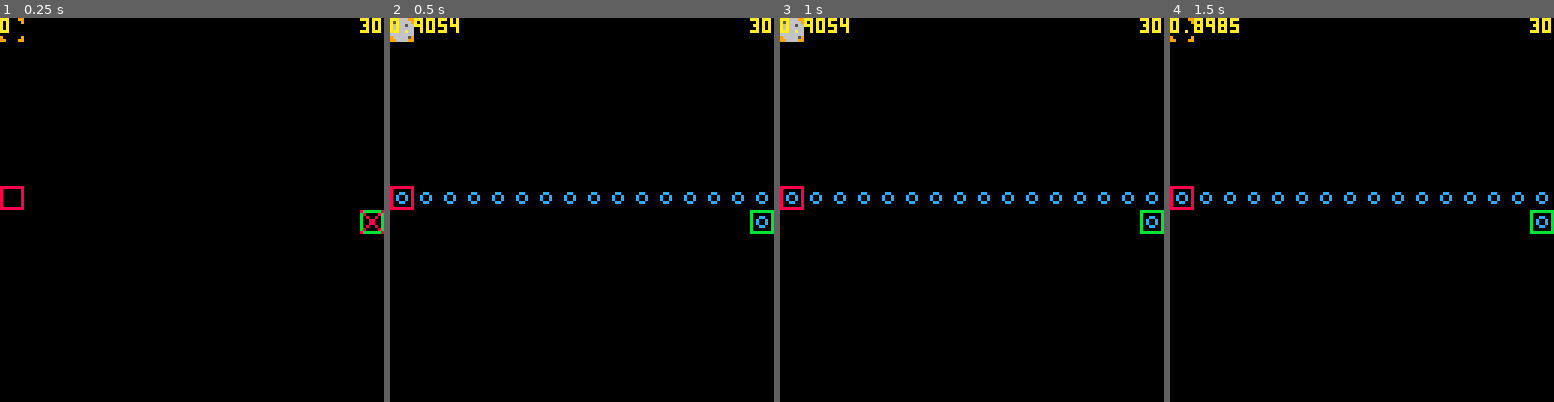
Above: before the commit, frames 1-4 (left to right).
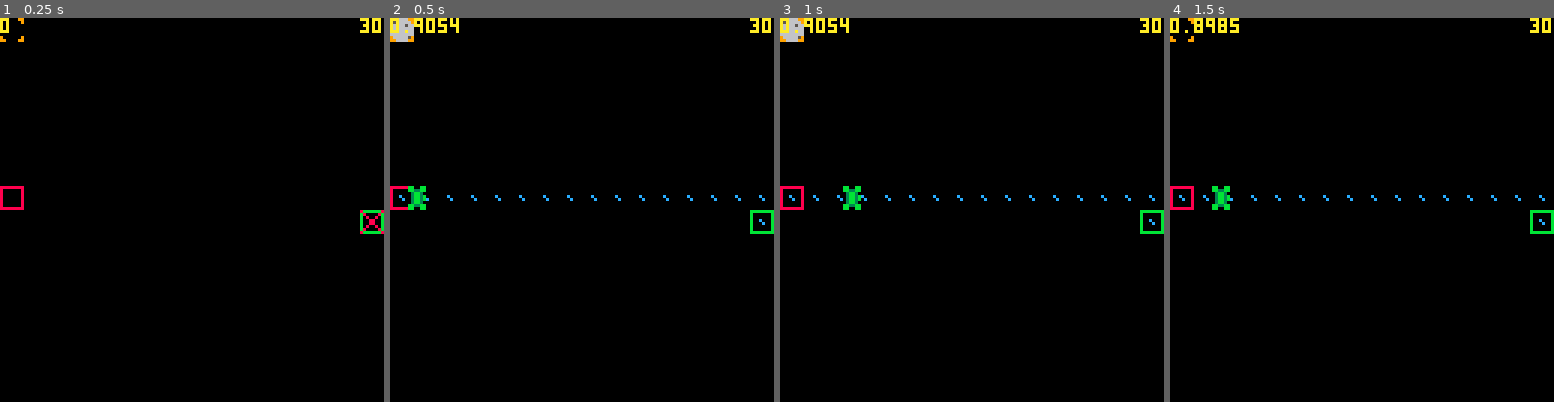
Above: after the commit, the same moments.

Repository: langchr86/pico-bubble-towers
Game: PICO-8 cartridge pico-proto.p8
The game is run twice, just before and just after one commit, with the same random seed, the same clock (stepped at 60 frames per second) and the same inputs.
Inputs:
- Up to frame 1 (0.25 s): no input
- Up to frame 2 (0.5 s): tap X (X key) at 0.33 s
- Up to frame 3 (1 s): tap O (Z key) at 0.7 s
- Up to frame 4 (1.5 s): tap X (X key) at 1.07 s

Frame 1 is identical in both runs. In frame 2, 1.3% of the frame differs, in the area x 1-99%, y 43-55%; in frame 3, 1.3%; in frame 4, 1.3%.

Commit message:
let enemy move on path

Diff:
--- a/pico-proto.lua
+++ b/pico-proto.lua
@@ -20,6 +20,8 @@
 goal = {x = 15, y = 8}
 object_map = {}
 path = false
+
+enemy = {pos = false, last_path_index = 1}
 
 sw_algo = 0
 
@@ -69,6 +71,63 @@
   end
 end
 
+function convert_field_to_pixel(field)
+  return {px = field.x * 8, py = field.y * 8}
+end
+
+function draw_enemy_on_path()
+  if path == false then
+    reset_enemy()
+    spr(7, goal.x * field_width, goal.y * field_height)
+  else
+    for i = enemy.last_path_index, #path do
+      if move_enemy(path[i]) == true then
+        draw_enemy()
+        enemy.last_path_index = i
+        return
+      end
+    end
+
+    -- no next field -> reached goal
+    reset_enemy()
+  end
+end
+
+function draw_enemy()
+  if enemy.pos == false then
+    return
+  end
+
+  spr(2, enemy.pos.px, enemy.pos.py)
+end
+
+function move_enemy(next_field)
+  local function move_pixel(current, destination)
+    difference = destination - current
+    if difference < 0 then
+      return -1
+    elseif difference > 0 then
+      return 1
+    else
+      return 0
+    end
+  end
+
+  field = convert_field_to_pixel(next_field)
+  moved_x = move_pixel(enemy.pos.px, field.px)
+  moved_y = move_pixel(enemy.pos.py, field.py)
+
+  enemy.pos.px += moved_x
+  enemy.pos.py += moved_y
+
+  return moved_x != 0 or moved_y != 0
+end
+
+function reset_enemy()
+  enemy.pos = convert_field_to_pixel(start)
+  enemy.last_path_index = 1
+end
+
 function _update()
   if btnp(⬆️) then
     cursor.y -= 1
@@ -103,6 +162,7 @@
 
   if btnp(❎) then
     tower_placement()
+    reset_enemy()
     path_calculation()
   end
 
@@ -120,12 +180,9 @@
   spr(6, cursor.x * field_width, cursor.y * field_height)
 
   draw_path()
+  draw_enemy_on_path()
 
   fps = stat(7)
   print(fps, 120, 0, 10)
   print(sw_algo, 0, 0, 10)
-
-  --map()
-  --pset(b1.x, b1.y, 12)
-  --spr(2, b1.x, b1.y)
 end
--- a/pico-proto.p8
+++ b/pico-proto.p8
@@ -12,10 +12,10 @@
 __gfx__
 00000000666666660bb00bb088888888bbbbbbbb0000000099000099800000080000000000000000000000000000000000000000000000000000000000000000
 00000000656666660bb33bb080000008b000000b0000000090000009080000800000000000000000000000000000000000000000000000000000000000000000
-0070070066666566003bb30080000008b000000b000cc00000000000008008000000000000000000000000000000000000000000000000000000000000000000
-0007700066666666003bb3b080000008b000000b00c00c0000000000000880000000000000000000000000000000000000000000000000000000000000000000
-0007700066566666003bb3b080000008b000000b00c00c0000000000000880000000000000000000000000000000000000000000000000000000000000000000
-0070070066666666003bb30080000008b000000b000cc00000000000008008000000000000000000000000000000000000000000000000000000000000000000
+0070070066666566003bb30080000008b000000b0000000000000000008008000000000000000000000000000000000000000000000000000000000000000000
+0007700066666666003bb3b080000008b000000b000c000000000000000880000000000000000000000000000000000000000000000000000000000000000000
+0007700066566666003bb3b080000008b000000b0000c00000000000000880000000000000000000000000000000000000000000000000000000000000000000
+0070070066666666003bb30080000008b000000b0000000000000000008008000000000000000000000000000000000000000000000000000000000000000000
 00000000666666560bb33bb080000008b000000b0000000090000009080000800000000000000000000000000000000000000000000000000000000000000000
 00000000666666660bb00bb088888888bbbbbbbb0000000099000099800000080000000000000000000000000000000000000000000000000000000000000000
 
